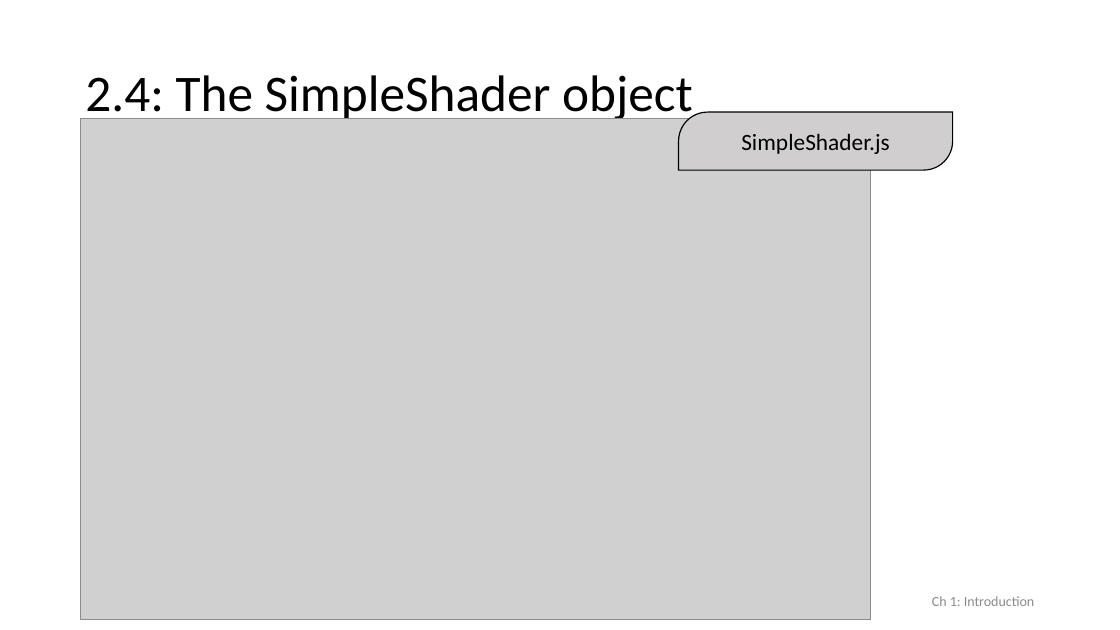
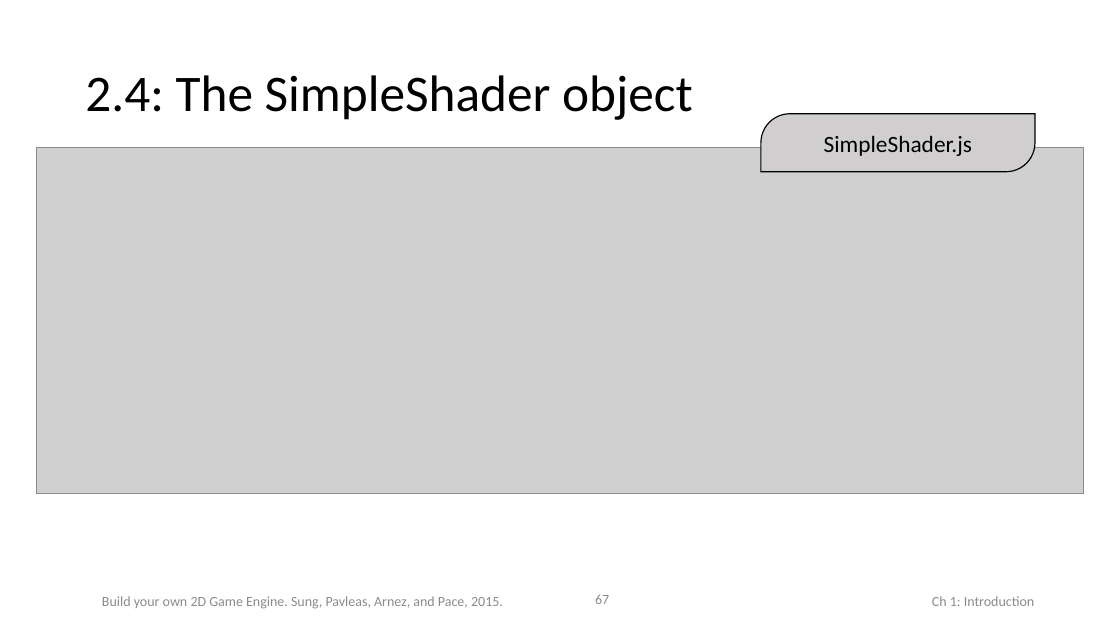
Before and after one commit to Apress/build-your-own-2d-game-engine, a slide deck: slide 67 of AdditionalMaterials/BookPPTs/Chap2.pptx. Drawn at 1120x630 pixels with LibreOffice and Linux fonts; fonts in the diff are those of the drawing; grey boxes stand for pictures. Boxes give left, top, right and bottom in pixels: in the first picture for what was removed or moved away, otherwise in the second. Text is boxed around its words. In the diff, an @@ line names an element or a change of style, - is before the commit and + after.

Commit message:
Udpate: 2.4 SimpleShader::ActivateShader

```diff
--- a/AdditionalMaterials/BookPPTs/Chap2.pptx
+++ b/AdditionalMaterials/BookPPTs/Chap2.pptx
@@ round diag rect "SimpleShader.js": place and size @@
-round diag rect "SimpleShader.js" at box(679, 112, 953, 170)
+round diag rect "SimpleShader.js" at box(761, 113, 1035, 171)
@@ picture: place and size @@
-picture at box(81, 118, 870, 619)
+picture at box(36, 147, 1084, 494)
@@ text added at box(102, 596, 503, 609), 12 pt, text #8C8C8C @@
+Build your own 2D Game Engine. Sung, Pavleas, Arnez, and Pace, 2015.
@@ page number added at box(595, 594, 609, 604), 12 pt, text #8C8C8C @@
+67
```
Also in this commit, not shown: 3 other slides changed.
